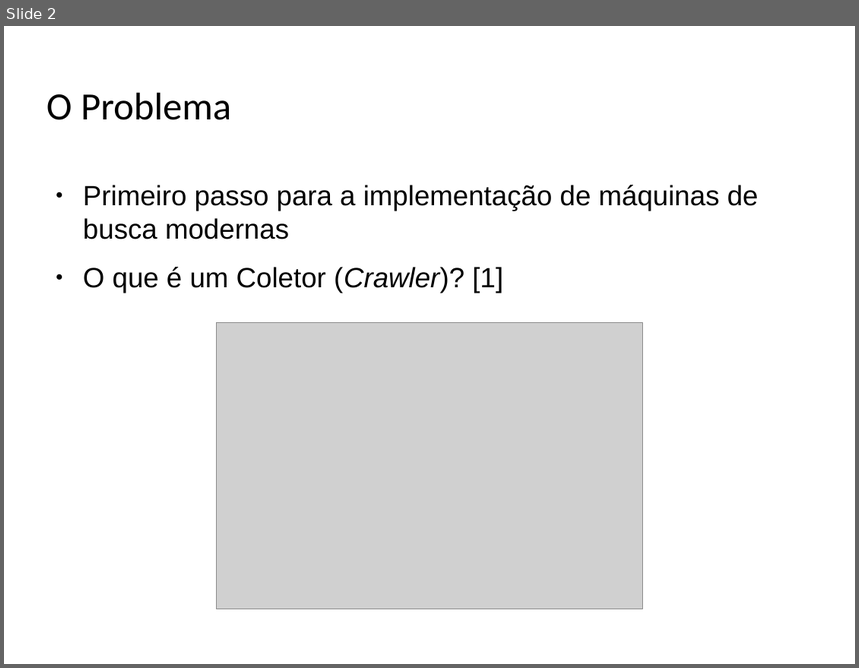
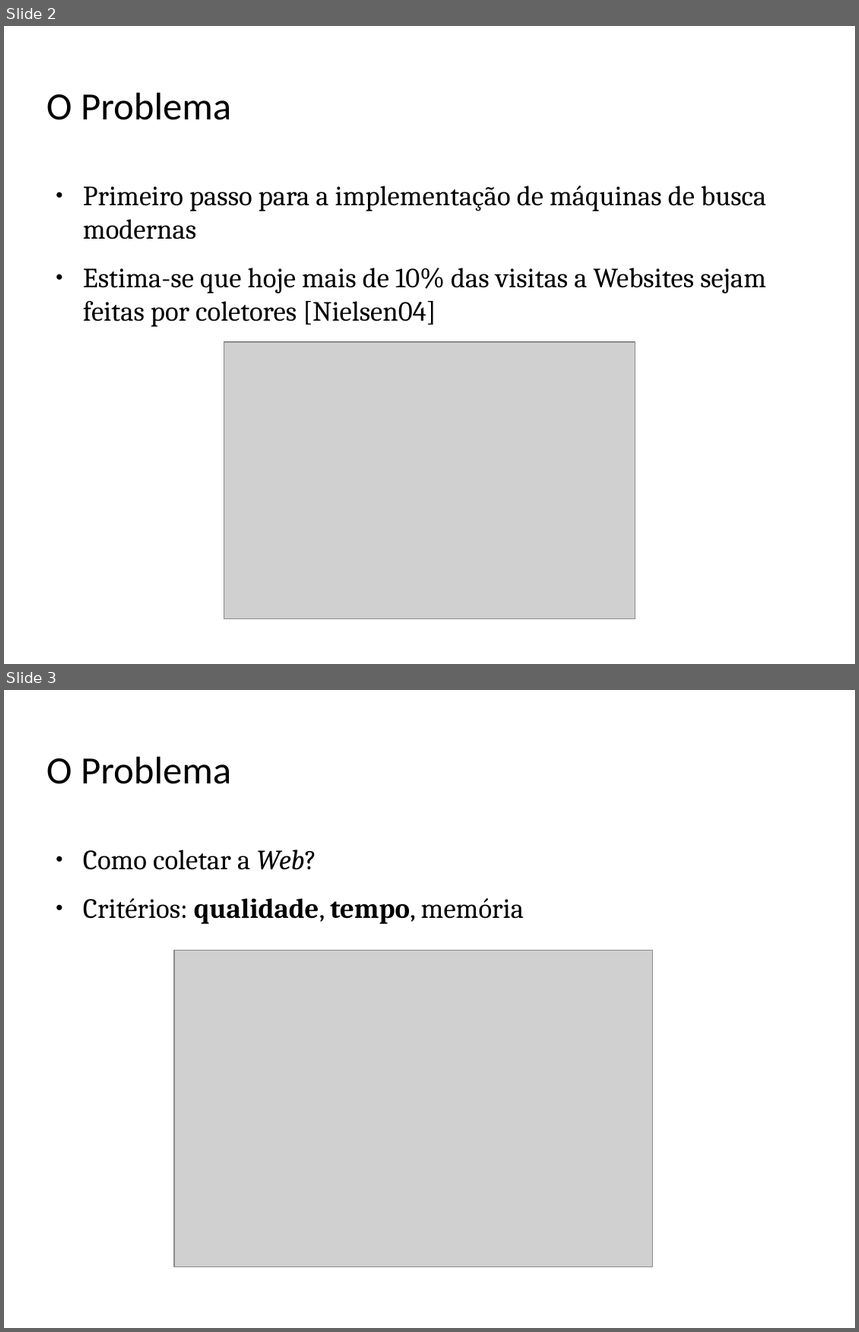
Before and after one commit to albertoueda/ufmg, a slide deck: paa/tp-final/apresentacao/alberto-ueda-final-tp-presentation.odp. Shown one above the other, each under a label of ours: slide 2 before the commit, slides 2 and 3 after it. The pictures are 859x668 and 859x1332 pixels, drawn with LibreOffice and Linux fonts; fonts in the diff are those of the drawing; grey boxes stand for pictures; background and template pictures are left out. Boxes give left, top, right and bottom in pixels: in the first picture for what was removed or moved away, otherwise in the second. Text is boxed around its words. In the diff, an @@ line names an element or a change of style, - is before the commit and + after.

```diff
--- a/paa/tp-final/apresentacao/alberto-ueda-final-tp-presentation.odp
+++ b/paa/tp-final/apresentacao/alberto-ueda-final-tp-presentation.odp
@@ slide 3 added at (4, 690, 855, 1328), background picture (left out) @@
@@ title added at (47, 756, 231, 784), 36 pt, text #000000 @@
+O Problema
@@ text added at (83, 850, 524, 924), 26 pt, text #000000 @@
+● Como coletar a Web?
+● Critérios: qualidade, tempo, memória
@@ picture added at (174, 951, 653, 1268) @@
@@ slide 2 changed as well @@
@@ text at (83, 186, 766, 240): font Arial to Cambria in "Primeiro passo para a implementação de máquinas ..." @@
@@ text at (83, 268, 766, 327): text changed; font Arial to Cambria @@
-● O que é um Coletor (Crawler)? [1]
+● Estima-se que hoje mais de 10% das visitas a Websites sejam feitas por coletores [Nielsen04]
@@ picture: place and size @@
-picture at (216, 323, 643, 610)
+picture at (224, 342, 636, 620)
```
Also in this commit, not shown: 5 other slides changed, 4 other slides added, 7 slides removed, 8 other files.
